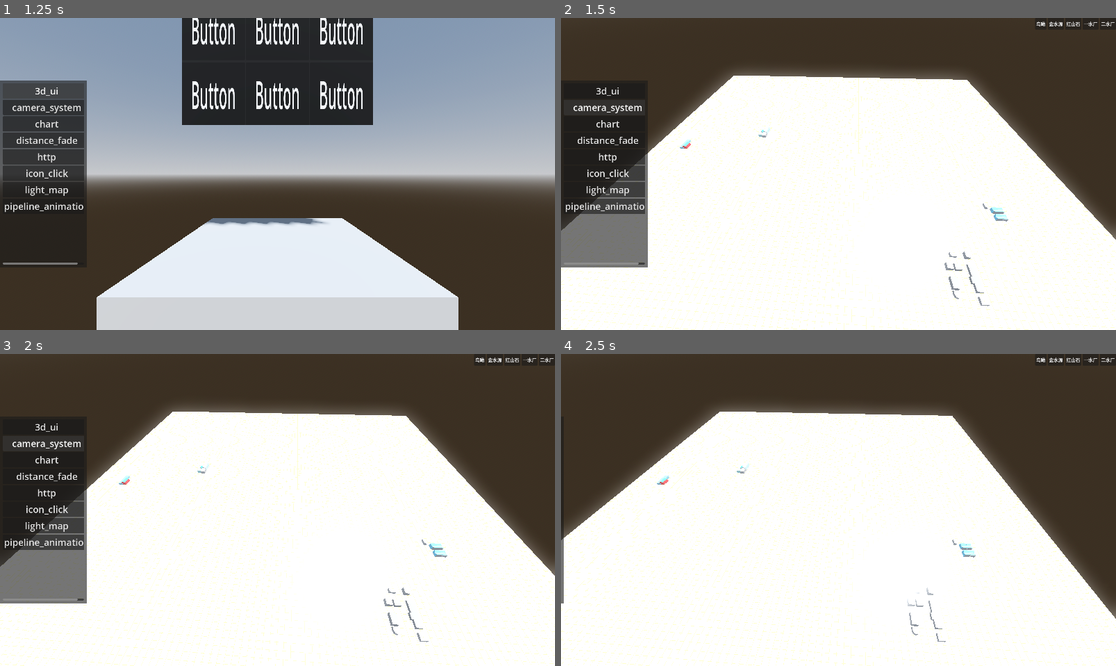
Above: before the commit, frames 1-4 (two rows, left to right).
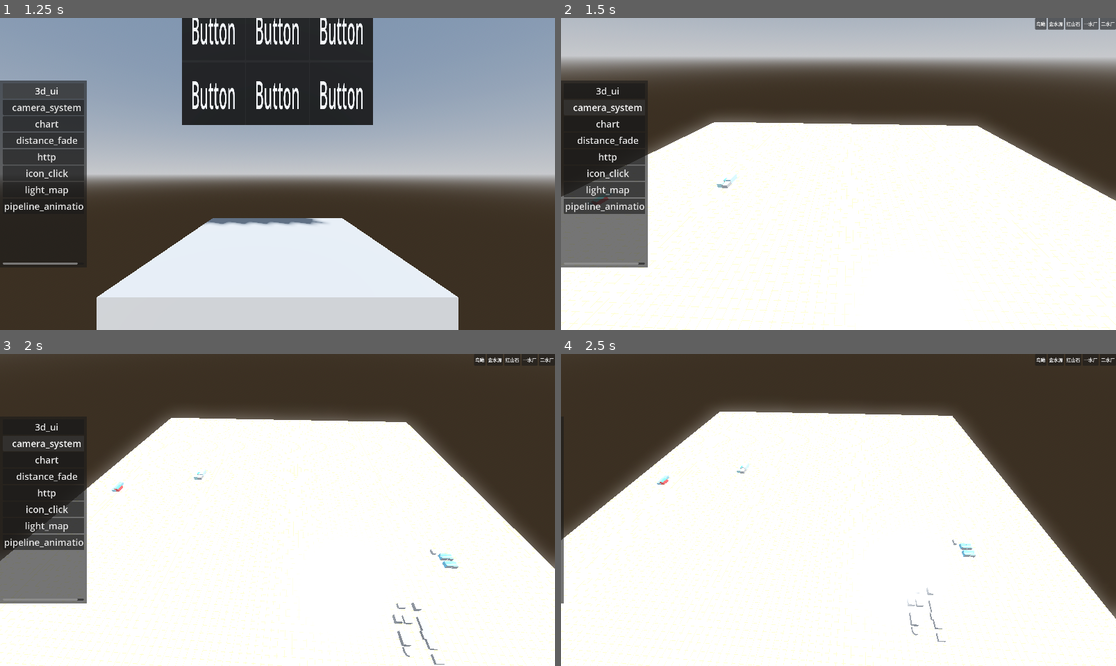
Above: after the commit, the same moments.

Repository: LionHunterwomen/nd_examples
Game: Godot game, scene res://main.tscn
Two runs of this game, one before a commit and one after it. Both use one fixed random seed, a clock stepped at 60 frames per second and the inputs below.
Inputs (mouse positions are in pixels of both pictures, inside the frame that each line leads up to):
- Up to frame 1 (1.25 s): click "3d_ui" at 0.5 s
- Up to frame 2 (1.5 s): click "camera_system" at 1.25 s
- Up to frame 3 (2 s): no input
- Up to frame 4 (2.5 s): move the mouse to (960, 494) at 2.02 s; hold D (move_right) from 2.03 s (still down); hold Mouse wheel down (zoom_in) from 2.03 s (still down); click (960, 494) at 2.17 s

Frame 1 is identical in both runs. In frame 2, 35% of the frame differs, in the area x 0-100%, y 0-100%; in frame 3, 9.3%; in frame 4, less than 0.1%.

Commit message:
修复camera_system演示的bug

Diff:
--- a/examples/3d_ui/main.tscn
+++ b/examples/3d_ui/main.tscn
@@ -44,6 +44,7 @@
 
 [node name="SubViewport" type="SubViewport" parent="."]
 disable_3d = true
+fsr_sharpness = 0.0
 size = Vector2i(908, 308)
 
 [node name="CanvasLayer" type="CanvasLayer" parent="SubViewport"]
--- a/examples/camera_system/main.tscn
+++ b/examples/camera_system/main.tscn
@@ -302,7 +302,7 @@
 shape = SubResource("ConcavePolygonShape3D_0q0s0")
 
 [node name="CameraGimbal" parent="." instance=ExtResource("3_nepmu")]
-transform = Transform3D(0.997648, -0.0439704, 0.0525763, -0.00725831, 0.695003, 0.71897, -0.0681541, -0.717661, 0.693049, 2.78854, 34.0257, 40.5895)
+transform = Transform3D(1, 0, 0, 0, 1, 0, 0, 0, 1, 0, 0, 0)
 
 [node name="相机位" type="Node3D" parent="."]
 
@@ -360,7 +360,6 @@
 unique_name_in_owner = true
 layout_mode = 2
 
-[editable path="CameraGimbal"]
 [editable path="相机位/鸟瞰"]
 [editable path="相机位/金水源"]
 [editable path="相机位/红山石"]
--- a/project.godot
+++ b/project.godot
@@ -67,3 +67,7 @@
 "events": [Object(InputEventMouseButton,"resource_local_to_scene":false,"resource_name":"","device":-1,"window_id":0,"a …(262 unchanged characters)…
 ]
 }
+
+[rendering]
+
+scaling_3d/fsr_sharpness=0.0
